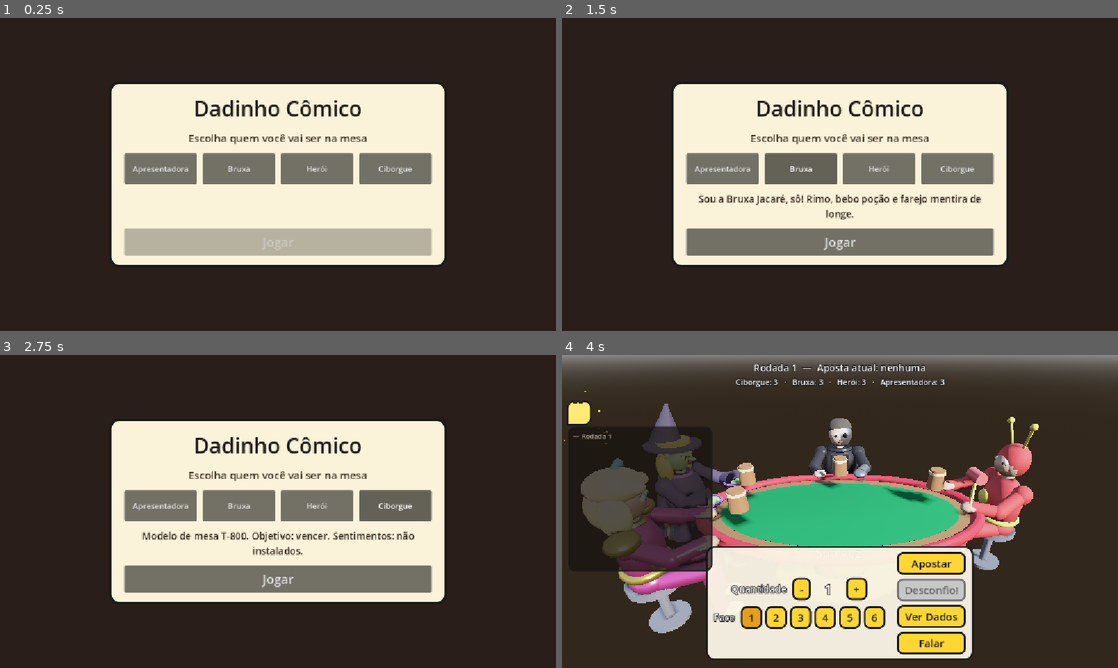
Above: before the commit, frames 1-4 (two rows, left to right).
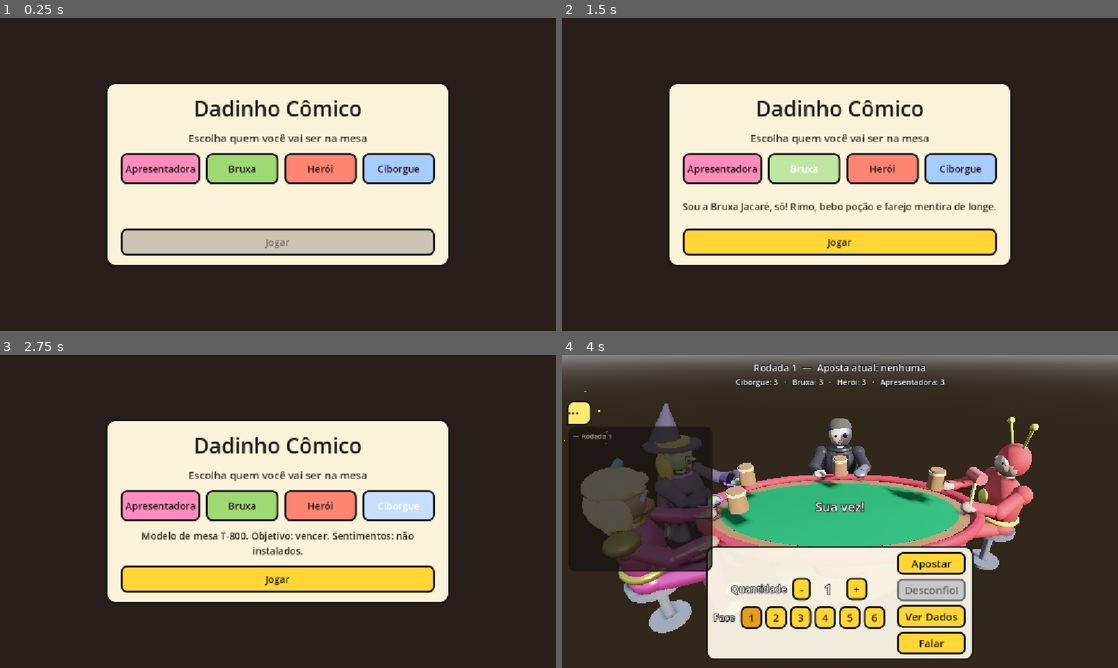
Above: after the commit, the same moments.

Repository: thiegoabcsampaio/DadinhoComico
Game: Godot game, scene res://Scenes/Menu.tscn
Same seed, same stepped clock (60 frames per second), same inputs: the game is played once before the commit and once after it.
Inputs (mouse positions are in pixels of both pictures, inside the frame that each line leads up to):
- Up to frame 1 (0.25 s): no input
- Up to frame 2 (1.5 s): click "Apresentadora" at 0.5 s; click "Bruxa" at 1.25 s
- Up to frame 3 (2.75 s): click "Ciborgue" at 2 s
- Up to frame 4 (4 s): click "Jogar" at 2.75 s; click (578, 414) at 3.5 s

The runs differ from the first frame. In frame 1, 7.4% of the frame differs, in the area x 19-81%, y 21-79%; in frame 2, 13%; in frame 3, 12%; in frame 4, 0.2%.

Commit message:
feat: rodada 3 bloco C (Fable) - ajustes finos e fechamento
- Menu: cartoes coloridos por personagem (mesmas cores do log) e botao
  Jogar no estilo HQ, com estado desabilitado legivel
- Icone do log: pontinhos viraram texto "..." (containers dentro de Button
  nao renderizavam os retangulos de forma confiavel)
- "Sua vez!" subiu para cima do painel de acoes (estava escondido atras)
- Apresentadora com pele parda de verdade (0.42/0.26/0.17) reexportada;
  removida uma Icosphere orfa do Personagens.blend
- Validacao C1 completa em 1600x900 (menu, jogo, log, rosto, castigos);
  blueprint_rodada3.md concluido e removido

Co-Authored-By: Claude Fable 5 <noreply@anthropic.com>
Claude-Session: https://claude.ai/code/session_01KrJF875Dizs3zvuj1SFffF

Diff:
--- a/Scenes/HUD.tscn
+++ b/Scenes/HUD.tscn
@@ -207,9 +207,9 @@
 anchor_right = 0.5
 anchor_bottom = 1.0
 offset_left = -420.0
-offset_top = -256.0
+offset_top = -352.0
 offset_right = 420.0
-offset_bottom = -212.0
+offset_bottom = -308.0
 grow_horizontal = 2
 grow_vertical = 0
 mouse_filter = 2
--- a/Scripts/HudController.gd
+++ b/Scripts/HudController.gd
@@ -152,23 +152,19 @@
 		_botao_log.add_theme_stylebox_override(estado, caixa)
 	add_child(_botao_log)
 
-	# Três pontinhos, para o botão ler como um balão de conversa.
-	var centro := CenterContainer.new()
-	centro.mouse_filter = Control.MOUSE_FILTER_IGNORE
-	_botao_log.add_child(centro)
-	centro.set_anchors_preset(Control.PRESET_FULL_RECT)
-	var pontos := HBoxContainer.new()
-	pontos.add_theme_constant_override("separation", 5)
+	# Três pontinhos de "conversa", desenhados como texto: containers dentro
+	# de Button não renderizavam os retângulos de forma confiável.
+	var pontos := Label.new()
+	pontos.text = "..."
+	pontos.horizontal_alignment = HORIZONTAL_ALIGNMENT_CENTER
+	pontos.vertical_alignment = VERTICAL_ALIGNMENT_CENTER
+	pontos.add_theme_font_size_override("font_size", 30)
+	pontos.add_theme_color_override("font_color", Color(0.2, 0.16, 0.12))
 	pontos.mouse_filter = Control.MOUSE_FILTER_IGNORE
-	centro.add_child(pontos)
-	for i in 3:
-		var ponto := ColorRect.new()
-		ponto.color = Color(0.2, 0.16, 0.12)
-		ponto.custom_minimum_size = Vector2(7.0, 7.0)
-		ponto.size_flags_vertical = Control.SIZE_SHRINK_CENTER
-		ponto.size_flags_horizontal = Control.SIZE_SHRINK_CENTER
-		ponto.mouse_filter = Control.MOUSE_FILTER_IGNORE
-		pontos.add_child(ponto)
+	_botao_log.add_child(pontos)
+	pontos.set_anchors_preset(Control.PRESET_FULL_RECT)
+	# O "..." tipográfico senta na linha de base; sobe um pouco para centrar.
+	pontos.offset_top = -6.0
 
 	_botao_log.toggled.connect(func(aberto: bool) -> void: _log.visible = aberto)
 
--- a/Scripts/Menu.gd
+++ b/Scripts/Menu.gd
@@ -9,6 +9,13 @@
 const CENA_JOGO := "res://Scenes/Main.tscn"
 ## Ordem de exibição; as chaves são nós em Scenes/NPCs/ e Main.PERFIS.
 const PERSONAGENS := ["Apresentadora", "Bruxa", "Heroi", "Ciborgue"]
+## Cor do cartão de cada personagem (as mesmas do log em Main.CORES).
+const COR_CARTAO := {
+	"Apresentadora": Color(1.0, 0.55, 0.75),
+	"Bruxa": Color(0.62, 0.85, 0.45),
+	"Heroi": Color(1.0, 0.52, 0.45),
+	"Ciborgue": Color(0.66, 0.8, 1.0),
+}
 
 var _escolhido := ""
 
@@ -30,9 +37,37 @@
 		botao.text = DialogueLoader.get_text(nome.to_lower(), "nome")
 		botao.toggle_mode = true
 		botao.custom_minimum_size = Vector2(150.0, 64.0)
+		_estilizar(botao, COR_CARTAO.get(nome, Color(1.0, 0.84, 0.2)))
 		botao.pressed.connect(_escolher.bind(nome, botao))
 		_lista.add_child(botao)
+	_estilizar(_botao_jogar, Color(1.0, 0.84, 0.2))
 	_botao_jogar.pressed.connect(_jogar)
+
+
+## Mesmo estilo HQ da HUD: fundo saturado, borda grossa, cantos redondos.
+## O estado pressionado fica mais claro, para a escolha atual saltar.
+func _estilizar(botao: Button, cor: Color) -> void:
+	botao.add_theme_color_override("font_color", Color(0.12, 0.1, 0.08))
+	botao.add_theme_color_override("font_hover_color", Color(0.12, 0.1, 0.08))
+	botao.add_theme_color_override("font_pressed_color", Color(0.12, 0.1, 0.08))
+	botao.add_theme_color_override("font_disabled_color", Color(0.45, 0.42, 0.38))
+	botao.add_theme_font_size_override("font_size", 20)
+	for estado in ["normal", "hover", "pressed", "disabled"]:
+		var caixa := StyleBoxFlat.new()
+		match estado:
+			"hover":
+				caixa.bg_color = cor.lightened(0.18)
+			"pressed":
+				caixa.bg_color = cor.lightened(0.35)
+			"disabled":
+				caixa.bg_color = Color(0.8, 0.77, 0.7)
+			_:
+				caixa.bg_color = cor
+		caixa.border_color = Color(0.1, 0.1, 0.1)
+		caixa.set_border_width_all(4)
+		caixa.set_corner_radius_all(12)
+		caixa.set_content_margin_all(10.0)
+		botao.add_theme_stylebox_override(estado, caixa)
 
 
 func _escolher(nome: String, botao: Button) -> void:
Binary file changed: Assets/Models/Apresentadora.glb
Not shown, changed: Assets/Source/Personagens.blend
Not shown, removed: docs/blueprint_rodada3.md
